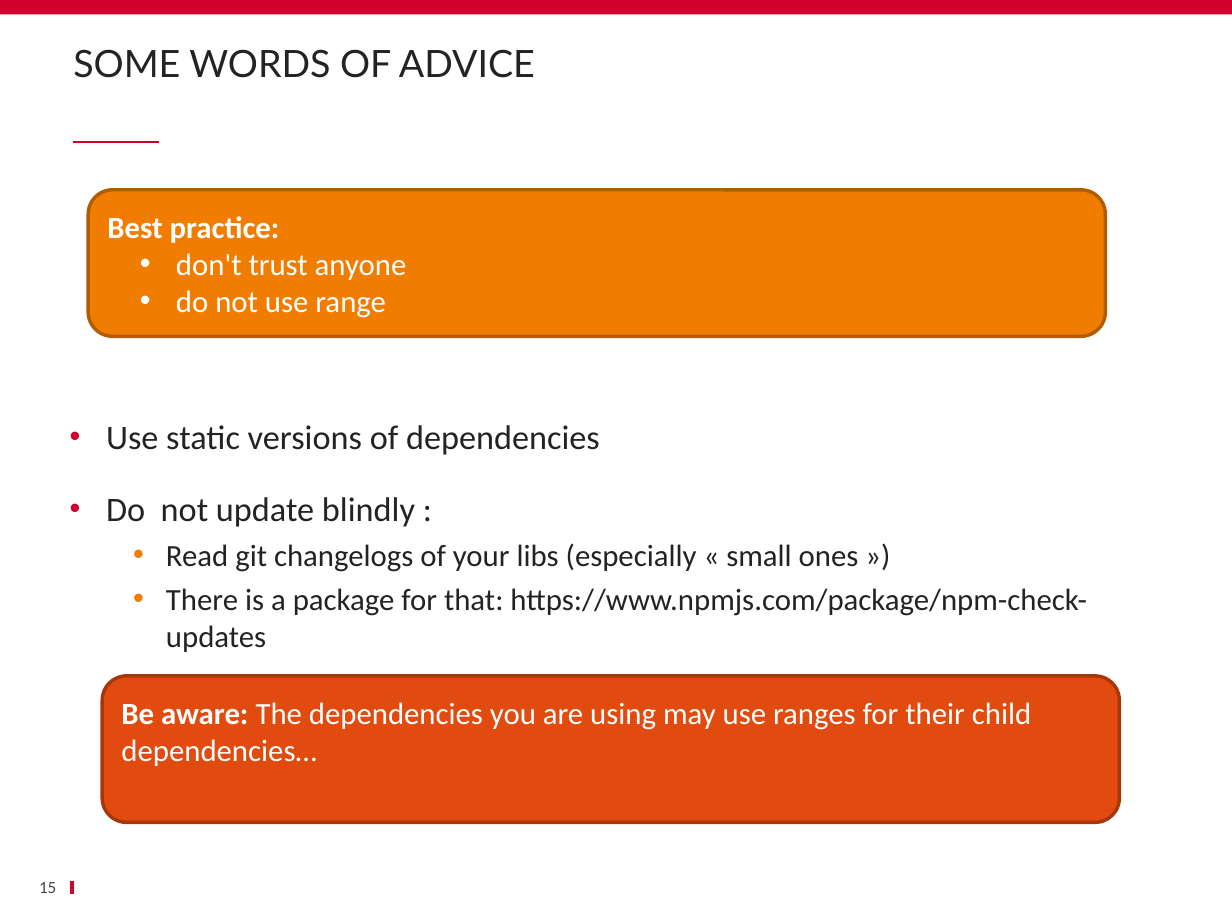
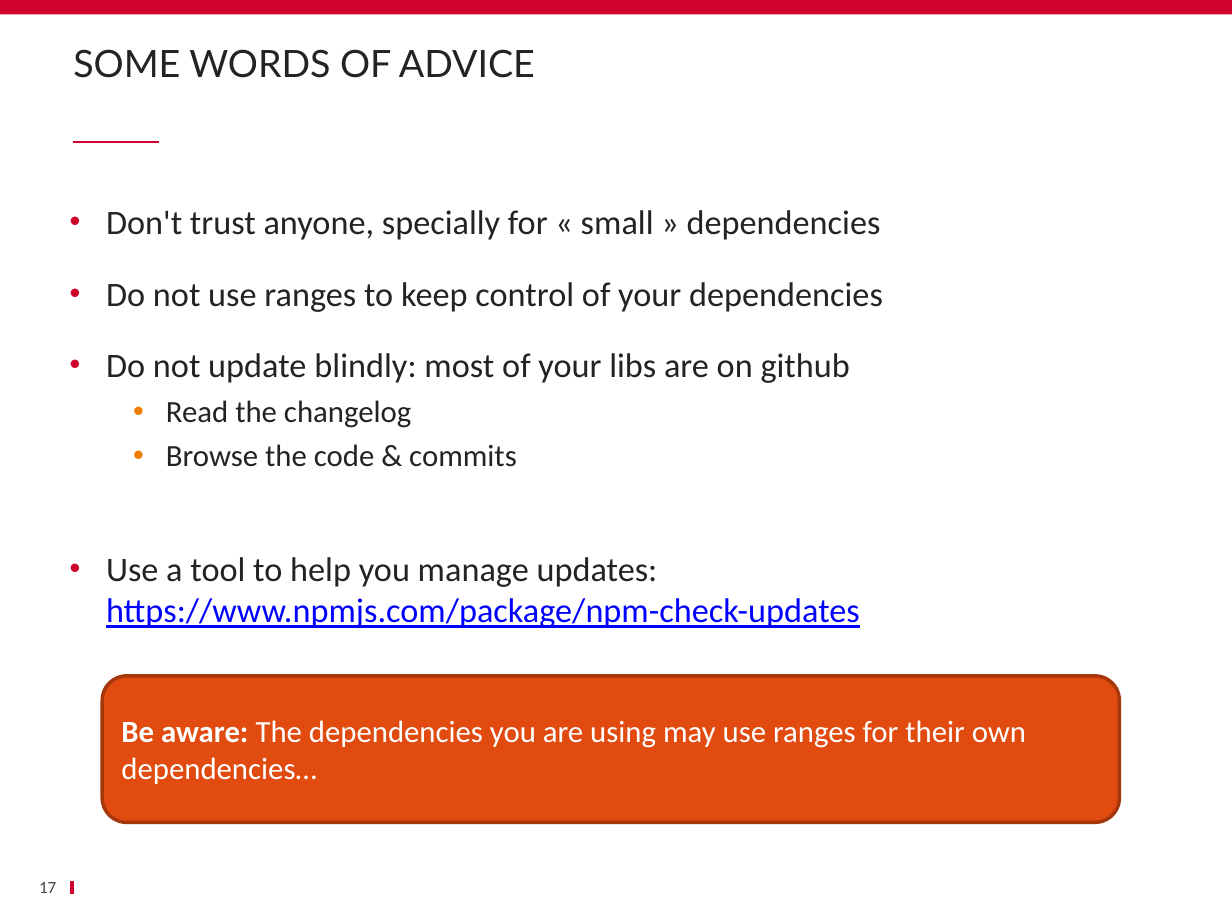
Before and after one commit to schassande/formation-angularjs1, a slide deck: slide 17 of Jour2/13 bower/13_bower.pptx (slide 15 before the commit). Drawn at 1232x924 pixels with LibreOffice and Linux fonts; fonts in the diff are those of the drawing; background and template pictures are left out. Boxes give left, top, right and bottom in pixels: in the first picture for what was removed or moved away, otherwise in the second. Text is boxed around its words. In the diff, an @@ line names an element or a change of style, - is before the commit and + after.

```diff
--- a/Jour2/13 bower/13_bower.pptx
+++ b/Jour2/13 bower/13_bower.pptx
@@ rounded rectangle removed at [89, 190, 1106, 336] @@
-Best practice:
-  • don't trust anyone
-  • do not use range
@@ text at [106, 210, 883, 628]: text changed; size 18 to 20 pt @@
-• Use static versions of dependencies
-• Do not update blindly :
-  • Read git changelogs of your libs (especially « small ones »)
-  • There is a package for that: https://www.npmjs.com/package/npm-check-updates
+• Don't trust anyone, specially for « small » dependencies
+• Do not use ranges to keep control of your dependencies
+• Do not update blindly: most of your libs are on github
+  • Read the changelog
+  • Browse the code & commits
+• Use a tool to help you manage updates: https://www.npmjs.com/package/npm-check-updates
@@ text in rounded rectangle at [121, 720, 1026, 784]: text changed @@
-Be aware: The dependencies you are using may use ranges for their child dependencies…
+Be aware: The dependencies you are using may use ranges for their own dependencies…
@@ page number at [39, 882, 56, 893]: text changed @@
-15
+17
```
Also in this commit, not shown: 7 other slides changed, 4 slides added, 2 slides removed, 1 other file.
